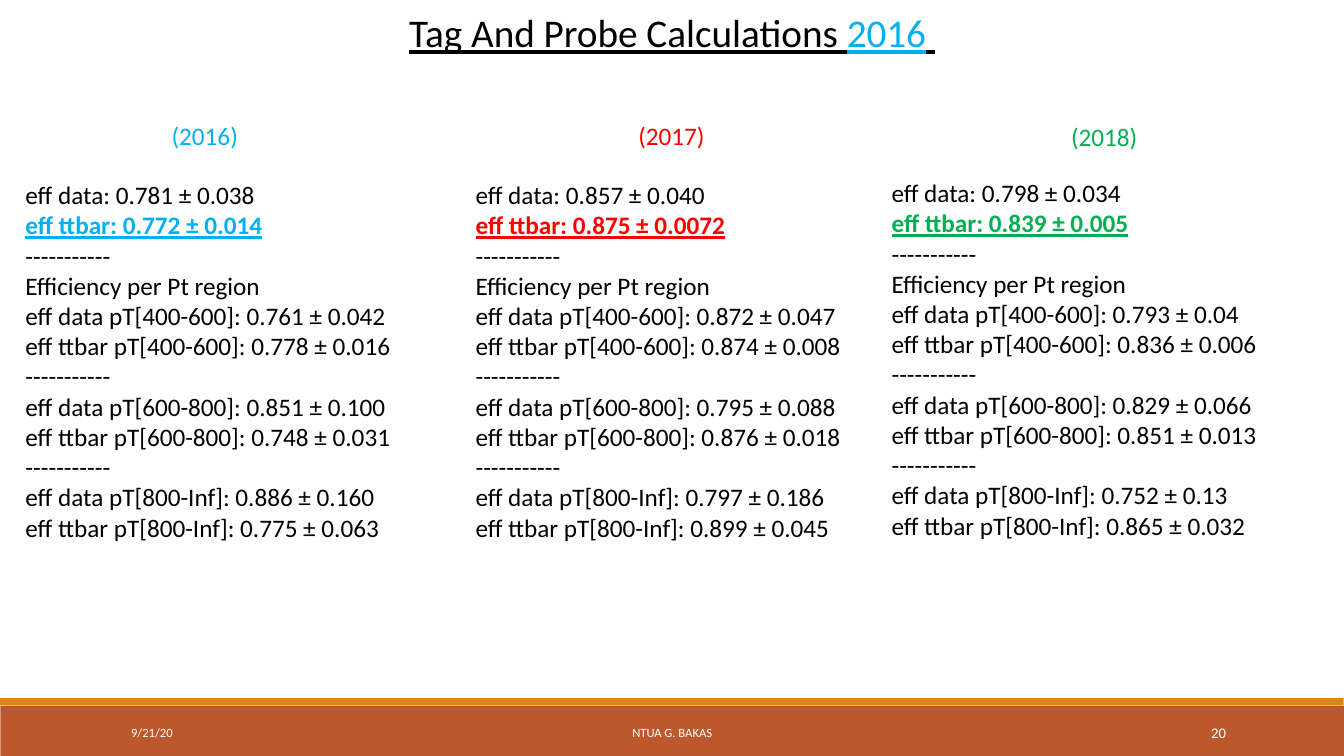
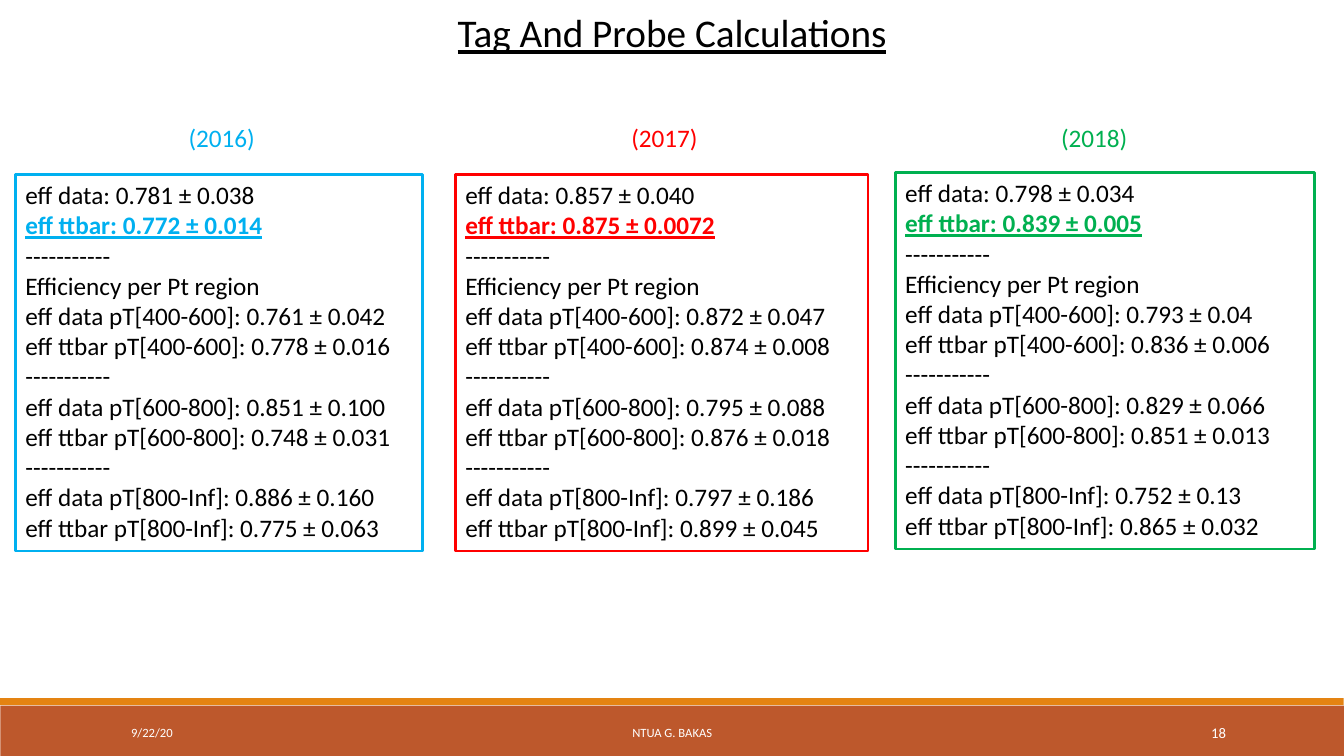
Before and after one commit to georgebakas/HEP-NTUA, a slide deck: slide 18 of Documents for Progress/AnalysisStatus_ttX_NTUA.pptx (slide 20 before the commit). Drawn at 1344x756 pixels with LibreOffice and Linux fonts; fonts in the diff are those of the drawing; background and template pictures are left out. Boxes give left, top, right and bottom in pixels: in the first picture for what was removed or moved away, otherwise in the second. Text is boxed around its words. In the diff, an @@ line names an element or a change of style, - is before the commit and + after.

Commit message:
files added for presentation

```diff
--- a/Documents for Progress/AnalysisStatus_ttX_NTUA.pptx
+++ b/Documents for Progress/AnalysisStatus_ttX_NTUA.pptx
@@ text at bbox=[458, 19, 886, 54]: text changed @@
-Tag And Probe Calculations 2016
+Tag And Probe Calculations
@@ text "(2016)": place and size @@
-text "(2016)" at bbox=[172, 126, 238, 149]
+text "(2016)" at bbox=[189, 128, 255, 151]
@@ text "(2017)": place and size @@
-text "(2017)" at bbox=[638, 126, 704, 149]
+text "(2017)" at bbox=[631, 128, 697, 151]
@@ text "(2018)": place and size @@
-text "(2018)" at bbox=[1071, 127, 1137, 150]
+text "(2018)" at bbox=[1061, 128, 1127, 151]
@@ rectangle "eff data: 0.781 ± 0.038": place and size @@
-rectangle "eff data: 0.781 ± 0.038" at bbox=[25, 186, 390, 541]
+rectangle "eff data: 0.781 ± 0.038" at bbox=[15, 174, 422, 552]
@@ rectangle "eff data: 0.781 ± 0.038" at bbox=[15, 174, 422, 552]: outline none to #00B0F0 2 pt @@
@@ rectangle "eff data: 0.857 ± 0.040": place and size @@
-rectangle "eff data: 0.857 ± 0.040" at bbox=[476, 186, 840, 541]
+rectangle "eff data: 0.857 ± 0.040" at bbox=[456, 174, 868, 552]
@@ rectangle "eff data: 0.857 ± 0.040" at bbox=[456, 174, 868, 552]: outline none to #FF0000 2 pt @@
@@ rectangle "eff data: 0.798 ± 0.034": place and size @@
-rectangle "eff data: 0.798 ± 0.034" at bbox=[892, 184, 1256, 539]
+rectangle "eff data: 0.798 ± 0.034" at bbox=[895, 172, 1315, 549]
@@ rectangle "eff data: 0.798 ± 0.034" at bbox=[895, 172, 1315, 549]: outline none to #00B050 2 pt @@
@@ text at bbox=[131, 728, 173, 738]: text changed @@
-9/21/20
+9/22/20
@@ page number at bbox=[1211, 728, 1226, 738]: text changed @@
-20
+18
```
Also in this commit, not shown: 27 other slides changed, 2 slides removed, 4 other files.
